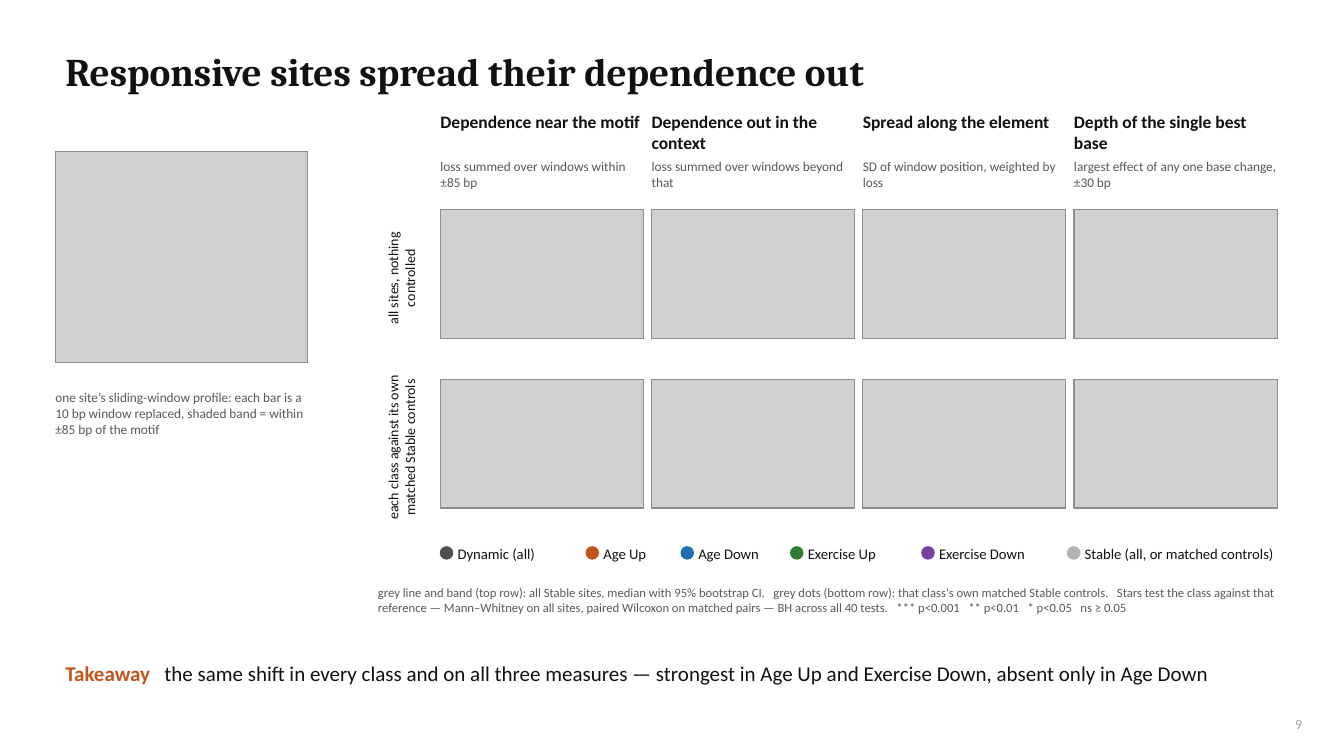
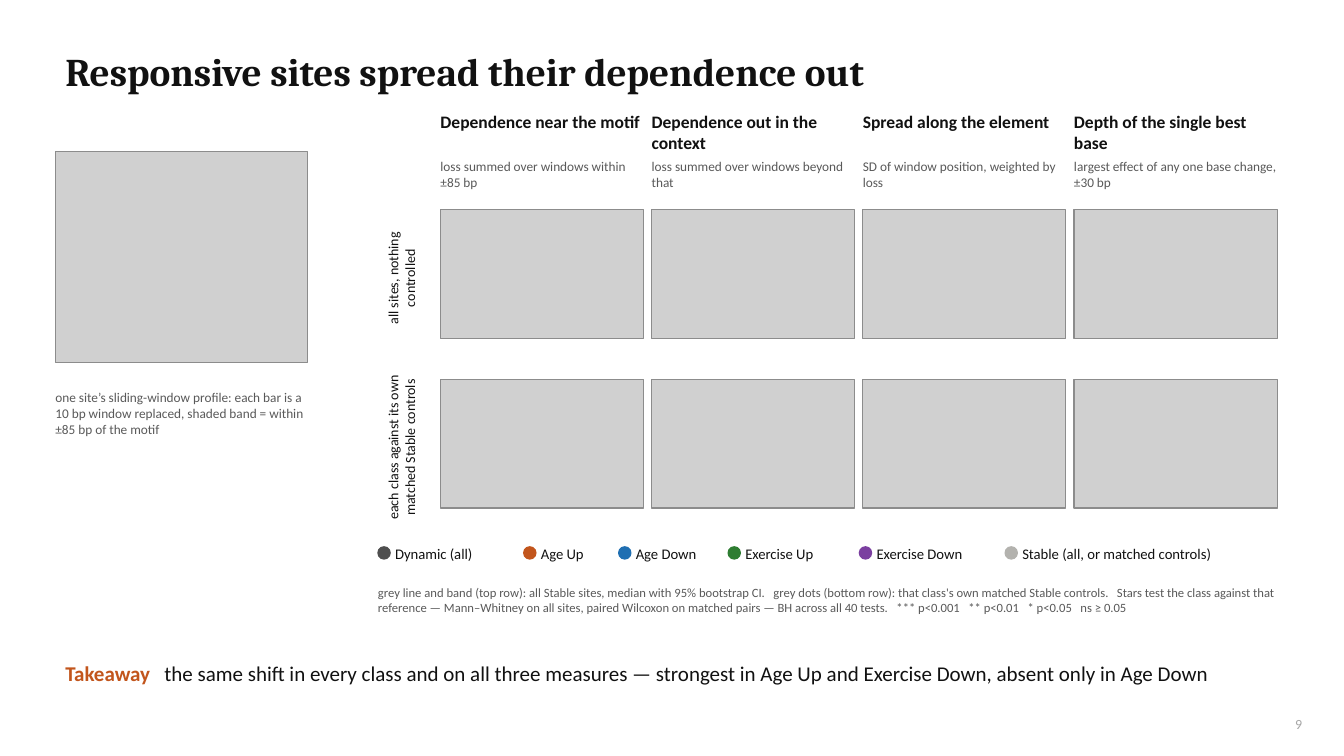
Before and after one commit to cytokine4242/Alpha_Genome_Ap1, a slide deck: slide 9 of Analysis/AP1_AlphaGenome_results.pptx. Drawn at 1344x756 pixels with LibreOffice and Linux fonts; fonts in the diff are those of the drawing; grey boxes stand for pictures. Boxes give left, top, right and bottom in pixels: in the first picture for what was removed or moved away, otherwise in the second. Text is boxed around its words. In the diff, an @@ line names an element or a change of style, - is before the commit and + after.

```diff
--- a/Analysis/AP1_AlphaGenome_results.pptx
+++ b/Analysis/AP1_AlphaGenome_results.pptx
@@ ellipse: place and size @@
-ellipse at (790, 546, 803, 559)
+ellipse at (728, 546, 740, 559)
@@ 6 texts, 5 ellipses: place and size @@
-6 texts, 5 ellipses at (441, 546, 1273, 562)
+6 texts, 5 ellipses at (378, 546, 1211, 562)
```
Also in this commit, not shown: 3 other slides changed, 16 other files.
